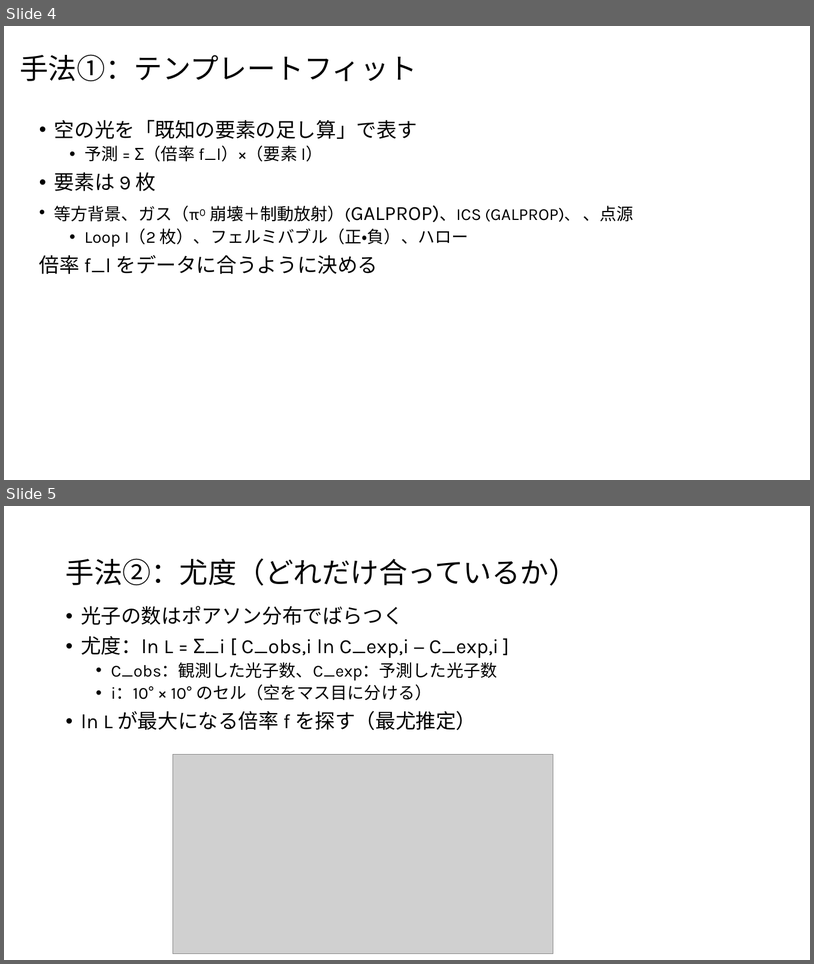
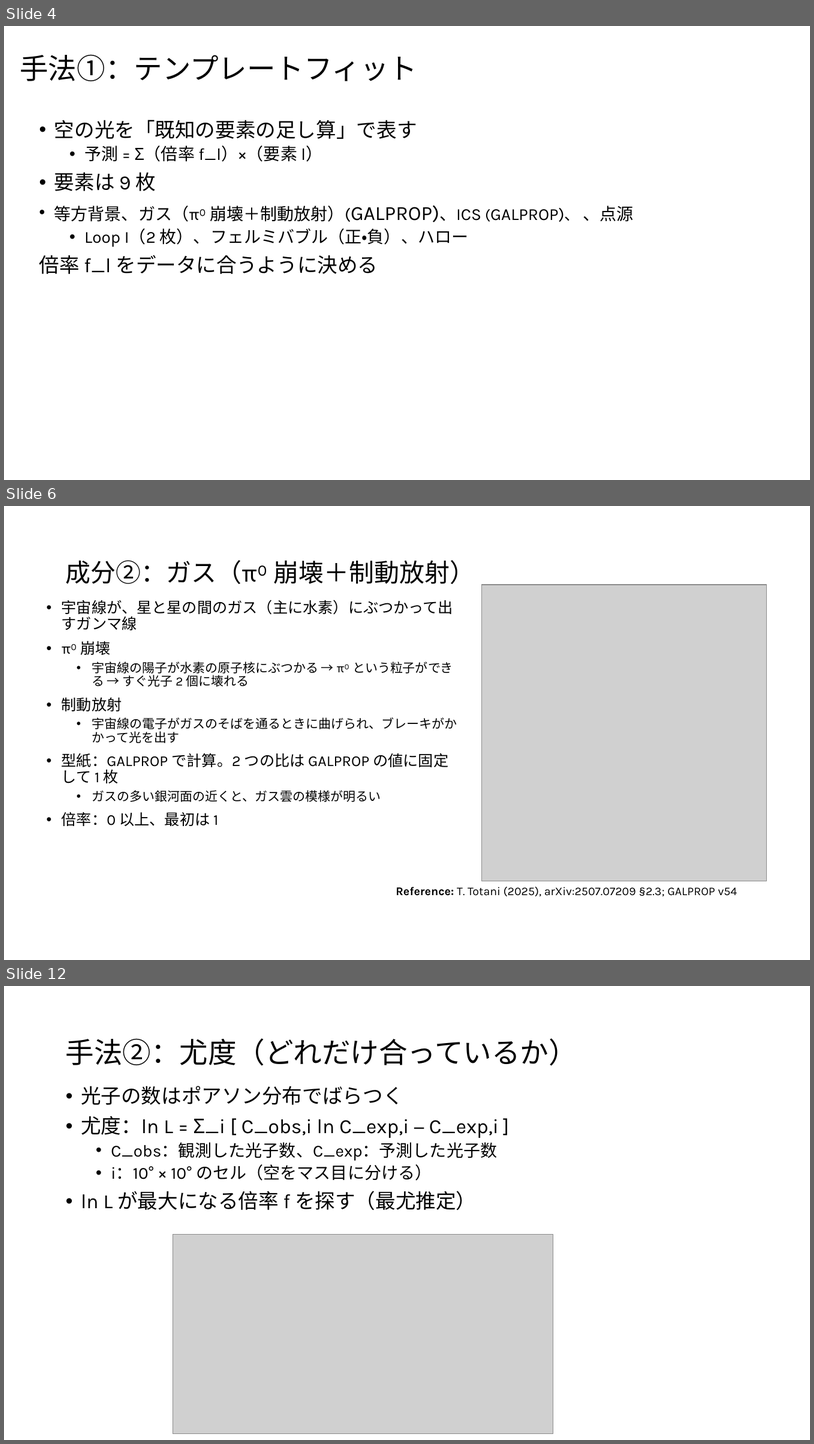
Before and after one commit to Mikann20041029/darkmatter-slides, a slide deck: slides/2026-10-02_研究進捗報告_claude.pptx. Shown one above the other, each under a label of ours: slides 4 and 5 before the commit, slides 4, 6 and 12 after it; the slides between them are not shown. The pictures are 814x964 and 814x1444 pixels, drawn with LibreOffice and Linux fonts; fonts in the diff are those of the drawing; grey boxes stand for pictures. Boxes give left, top, right and bottom in pixels: in the first picture for what was removed or moved away, otherwise in the second. Text is boxed around its words. In the diff, an @@ line names an element or a change of style, - is before the commit and + after.

```diff
--- a/slides/2026-10-02_研究進捗報告_claude.pptx
+++ b/slides/2026-10-02_研究進捗報告_claude.pptx
@@ slide 6 added at bbox=[4, 506, 810, 960], background #FFFFFF @@
@@ title added at bbox=[65, 560, 475, 584], 30 pt, text #000000 @@
+成分②：ガス（π⁰ 崩壊＋制動放射）
@@ picture added at bbox=[482, 585, 767, 881] @@
@@ text added at bbox=[62, 600, 457, 826], 15 pt, text #000000 @@
+• 宇宙線が、星と星の間のガス（主に水素）にぶつかって出すガンマ線
+• π⁰ 崩壊
+  • 宇宙線の陽子が水素の原子核にぶつかる → π⁰ という粒子ができる → すぐ光子 2 個に壊れる
+• 制動放射
+  • 宇宙線の電子がガスのそばを通るときに曲げられ、ブレーキがかかって光を出す
+• 型紙：GALPROP で計算。2 つの比は GALPROP の値に固定して 1 枚
+  • ガスの多い銀河面の近くと、ガス雲の模様が明るい
+• 倍率：0 以上、最初は 1
@@ text added at bbox=[396, 886, 738, 896], 14 pt, text #000000 @@
+Reference: T. Totani (2025), arXiv:2507.07209 §2.3; GALPROP v54
@@ what was slide 5 is now slide 12 @@
```
Also in this commit, not shown: 6 other slides added, 11 other files.
